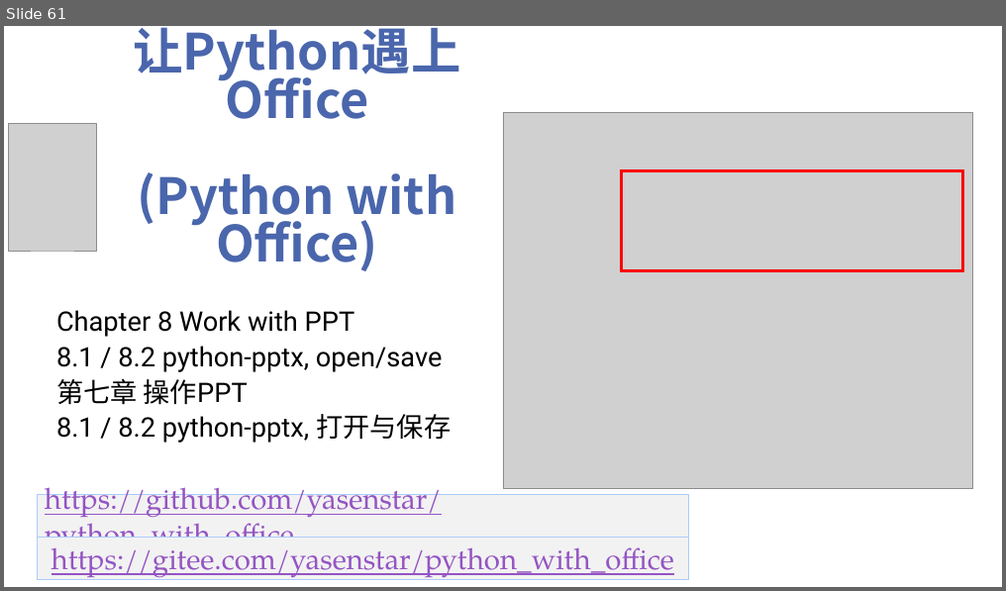
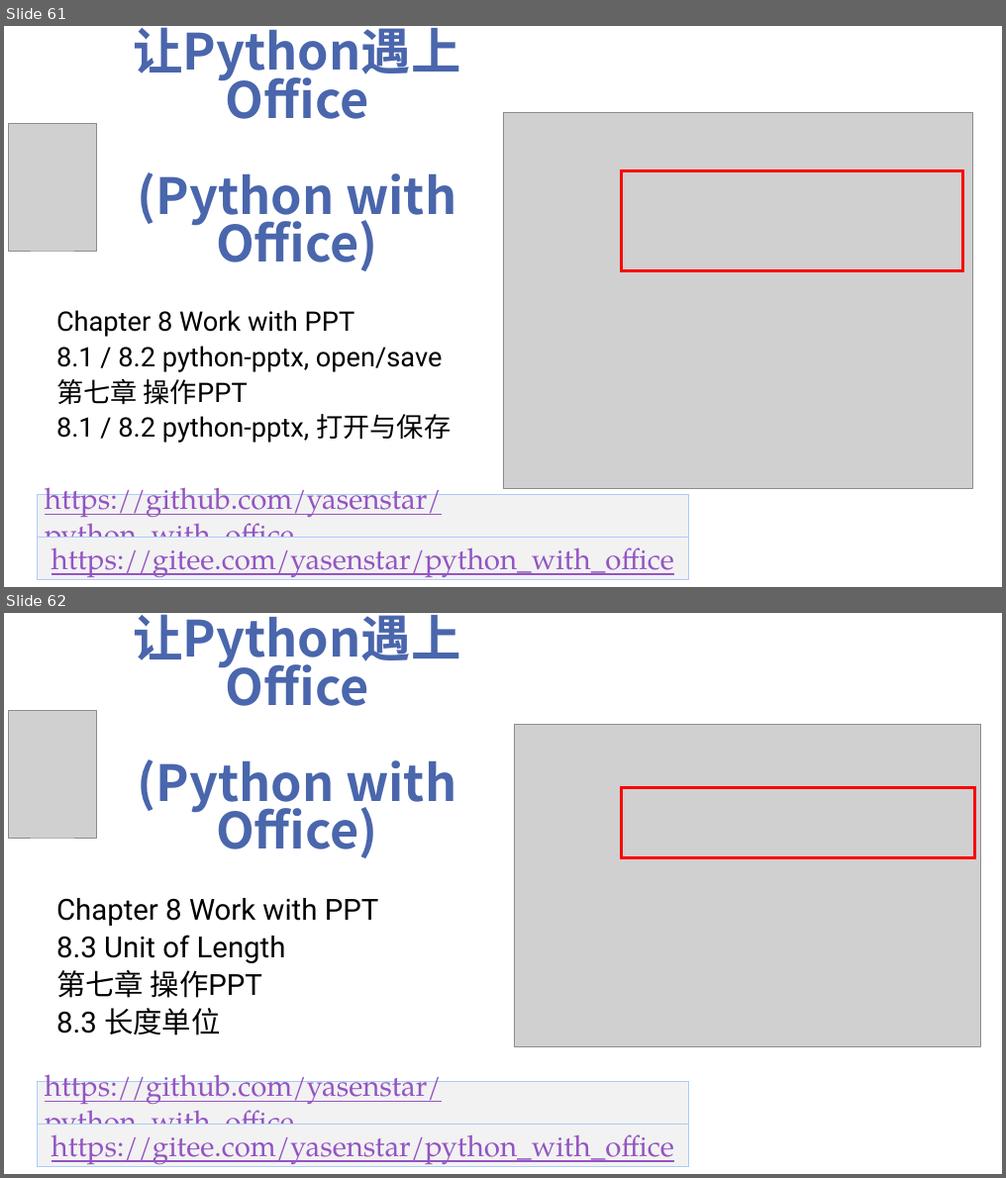
Before and after one commit to yasenstar/python_with_office, a slide deck: Python-with-Office-Video_Covers.pptx. Shown one above the other, each under a label of ours: slide 61 before the commit, slides 61 and 62 after it. The pictures are 1006x591 and 1006x1178 pixels, drawn with LibreOffice and Linux fonts; fonts in the diff are those of the drawing; grey boxes stand for pictures; background and template pictures are left out. Boxes give left, top, right and bottom in pixels: in the first picture for what was removed or moved away, otherwise in the second. Text is boxed around its words. In the diff, an @@ line names an element or a change of style, - is before the commit and + after.

```diff
--- a/Python-with-Office-Video_Covers.pptx
+++ b/Python-with-Office-Video_Covers.pptx
@@ slide 62 added at box(4, 613, 1002, 1174), background picture (left out) @@
@@ title added at box(133, 614, 460, 859), 48 pt, text #4A66AC, bold @@
+让Python遇上Office
+(Python with Office)
@@ picture added at box(9, 710, 96, 838) @@
@@ picture added at box(515, 724, 981, 1048) @@
@@ rectangle added at box(621, 787, 974, 858), outline #FF0000 3 pt @@
@@ subtitle added at box(56, 898, 379, 1036), 28 pt, text #000000 @@
+Chapter 8 Work with PPT
+8.3 Unit of Length
+第七章 操作PPT
+8.3 长度单位
@@ rectangle added at box(37, 1081, 688, 1124), fill #F2F2F2, outline #ACCBF9 0.75 pt, 28 pt, text #9454C3, underline @@
+https://github.com/yasenstar/python_with_office
@@ rectangle added at box(37, 1124, 688, 1167), fill #F2F2F2, outline #ACCBF9 0.75 pt, 28 pt, text #9454C3, underline @@
+https://gitee.com/yasenstar/python_with_office
```
Also in this commit, not shown: 1 other slide added, 3 other files.
